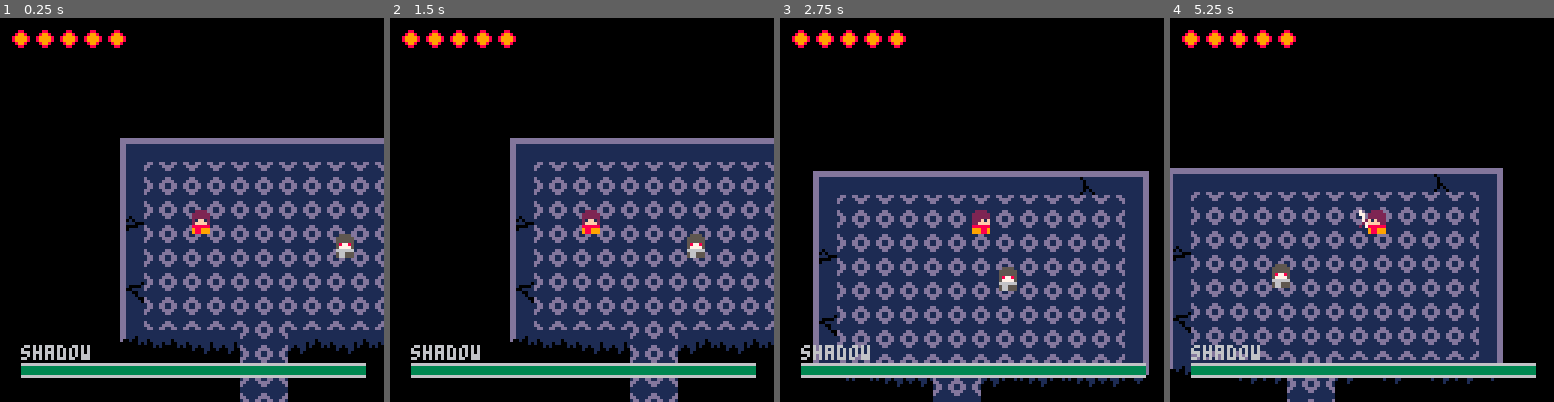
Above: before the commit, frames 1-4 (left to right).
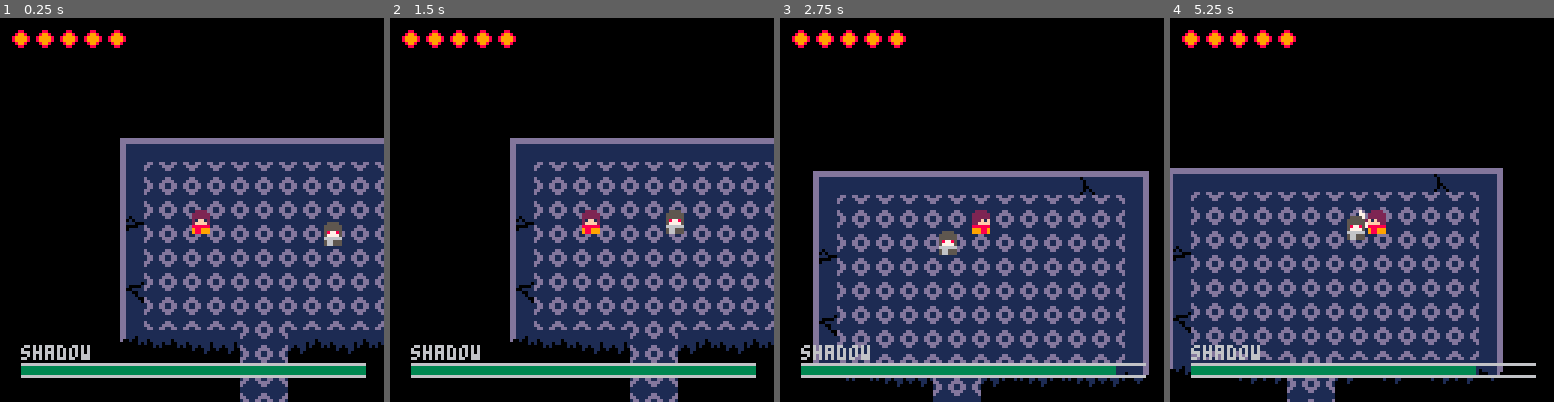
Above: after the commit, the same moments.

Repository: bombadil444/pico-realms
Game: PICO-8 cartridge realms.p8
Two runs of this game, one before a commit and one after it. Both use one fixed random seed, a clock stepped at 60 frames per second and the inputs below.
Inputs:
- Up to frame 1 (0.25 s): no input
- Up to frame 2 (1.5 s): tap X (X key) at 0.33, 1.07 s
- Up to frame 3 (2.75 s): hold Right 1.6-2.1 s; tap X (X key) at 1.85 s; hold Up 2.15-2.42 s; hold Right from 2.47 s (still down)
- Up to frame 4 (5.25 s): tap X (X key) at 2.97, 4.08, 5.2 s; release Right at 3.03 s; hold Left 3.08-3.58 s; hold Down 3.63-3.97 s; hold Right 4.02-4.68 s; hold Up 4.73-5.03 s; hold Left from 5.08 s (still down)

The runs differ from the first frame. In frame 1, 0.5% of the frame differs, in the area x 84-93%, y 53-63%; in frame 2, 0.6%; in frame 3, 0.7%; in frame 4, 0.9%, in the area x 26-96%, y 51-93%.

Commit message:
implemented first enemy dynamic attack

Diff:
--- a/realms.p8
+++ b/realms.p8
@@ -351,34 +351,33 @@
 
 function init_shadow(x, y, width, height, speed)
     local shad = init_enemy(x, y, width, height, speed, 'shadow')
+    local wind_up_left = {new_attack_bit(0.3, 0, 0.3),
+                          new_attack_bit(-2.5, 0, 0.2, anims['shadow_attack_down']),
+                          new_attack_bit(0, 0, 0.4)}
 
     function shad.attack()
         local p = player
-        -- basic script
-        --[[if round(shad.x, 0) == round(p.x, 0) and shad.y < p.y and shad.y > p.y - 10 then
-            shad:set_anim(anims[shad.type..'_attack_'..shad.facing], true)
-            shad.attacking = true
-        end--]]
-
-        -- wind up attack
-        if not shad.attacking then
-            shad.attacking = true
-            shad.attack_start = time()
-        end
-
-        shad.attack_seq({new_attack_bit(0.1, 0, 1),
-                         new_attack_bit(-2.5, 0, 0.2),
-                         new_attack_bit(0, 0, 0.8)})
+        if round(shad.y, 0) == round(p.y, 0) and shad.x > p.x and shad.x < p.x + 50 then
+            if not shad.attacking then
+                shad.attacking = true
+                shad.attack_seq = wind_up_left
+                shad.attack_start_time = time()
+            end
+        end
+        if shad.attacking and shad.attack_seq then
+            shad.attack_execute()
+        end
     end
 
     return shad
 end
 
-function new_attack_bit(x_mod, y_mod, duration)
+function new_attack_bit(x_mod, y_mod, duration, anim)
     local ab = {}
     ab.x_mod = x_mod
     ab.y_mod = y_mod
     ab.duration = duration
+    ab.anim = anim or nil
 
     return ab
 end
@@ -391,18 +390,20 @@
     e.anim_lock = false
     e.hurt_on_touch = false
     e.attacking = false
-    e.attack_start = 0
+    e.attack_start_time = 0
+    e.attack_seq = nil
 
     function e.update()
         if not e.dead then
-            -- e.move()
+            if not e.attacking then
+              e.move()
+            end
             e.check_collisions()
             e.anim.update()
             e.attack()
 
             if e.anim.done then
                 e.anim_lock = false
-                e.attacking = false
                 e:set_anim(anims[e.type..'_'..e.facing])
             end
         end
@@ -456,19 +457,22 @@
         end
     end
 
-    function e.attack_seq(attacks)
+    function e.attack_execute()
         local total_time = 0
-        for i = 1, #attacks do
+        for i = 1, #e.attack_seq do
             if i == 1 then
                 total_time = 0
             end
-            local curr_attack = attacks[i]
+            local curr_attack = e.attack_seq[i]
             total_time += curr_attack.duration
-            if e.attack_start > time() - total_time then
+            if e.attack_start_time > time() - total_time then
                 e.x += curr_attack.x_mod
                 e.y += curr_attack.y_mod
+                if curr_attack.anim then
+                    e:set_anim(curr_attack.anim, true)
+                end
                 break
-            elseif i == #attacks and e.attack_start < time() - total_time then
+            elseif i == #e.attack_seq and e.attack_start_time < time() - total_time then
                 e.attacking = false
             end
         end
